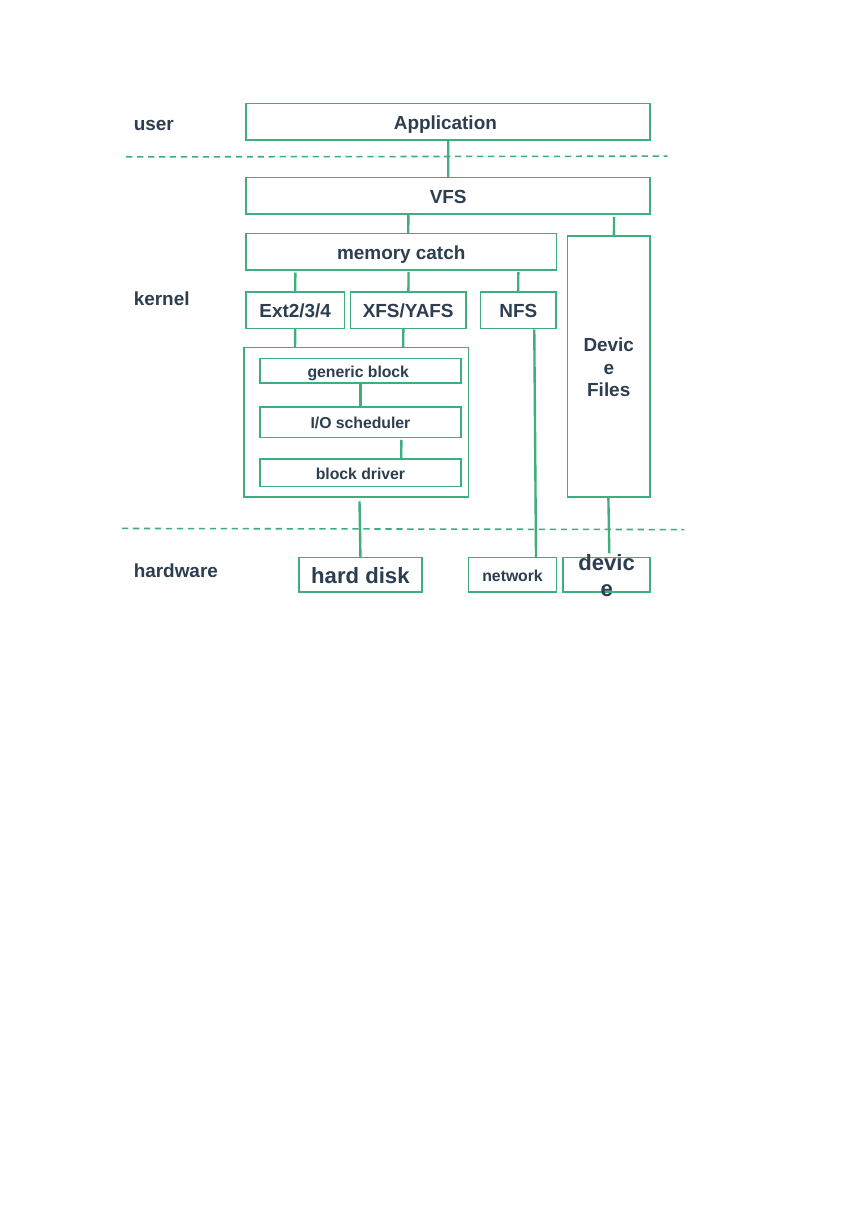
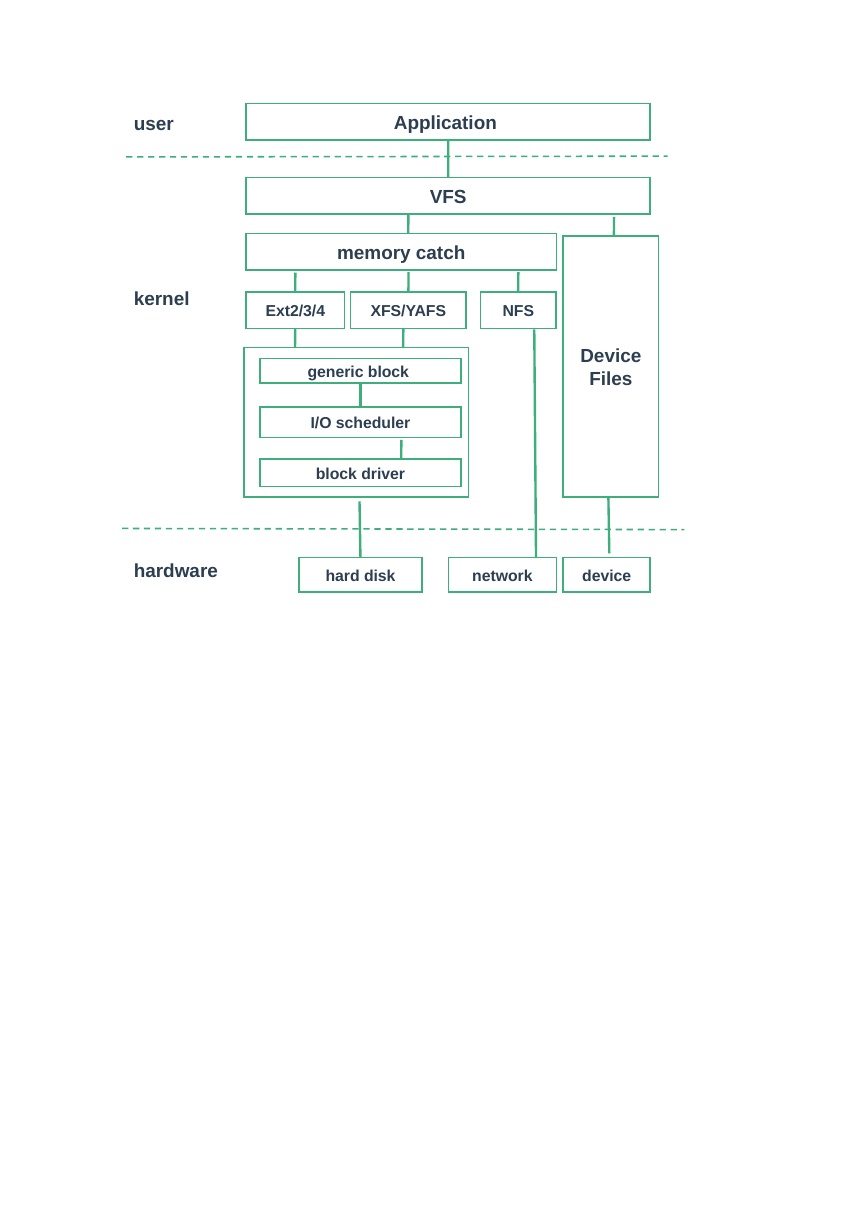
Before and after one commit to zaiqiang-dong/zaiqiang, a slide deck: slide 3 of picture/ppt/filesystem/filesystem.pptx. Drawn at 853x1232 pixels with LibreOffice and Linux fonts; fonts in the diff are those of the drawing. Boxes give left, top, right and bottom in pixels: in the first picture for what was removed or moved away, otherwise in the second. Text is boxed around its words. In the diff, an @@ line names an element or a change of style, - is before the commit and + after.

```diff
--- a/picture/ppt/filesystem/filesystem.pptx
+++ b/picture/ppt/filesystem/filesystem.pptx
@@ rectangle "Device": place and size @@
-rectangle "Device" at bbox=[568, 237, 651, 497]
+rectangle "Device" at bbox=[563, 237, 659, 497]
@@ size 12 to 10 pt in 3 elements at bbox=[246, 292, 345, 329], bbox=[350, 292, 466, 329], bbox=[480, 292, 556, 329] @@
@@ rectangle "hard disk" at bbox=[299, 557, 422, 591]: size 14 to 10 pt @@
@@ rectangle "network": place and size @@
-rectangle "network" at bbox=[469, 557, 556, 591]
+rectangle "network" at bbox=[448, 557, 556, 591]
@@ rectangle "device" at bbox=[563, 557, 651, 591]: size 14 to 10 pt @@
```
Also in this commit, not shown: 30 other files.
